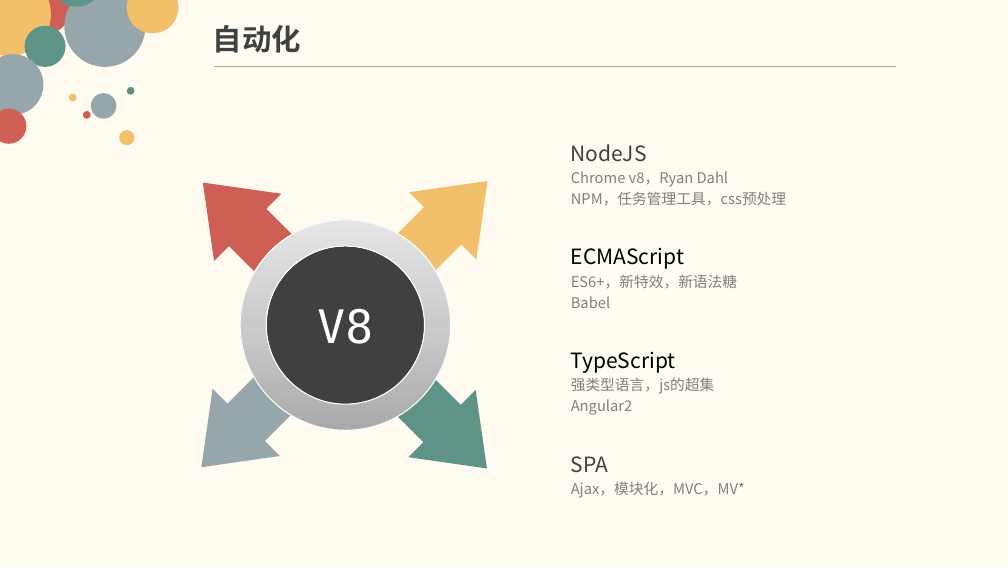
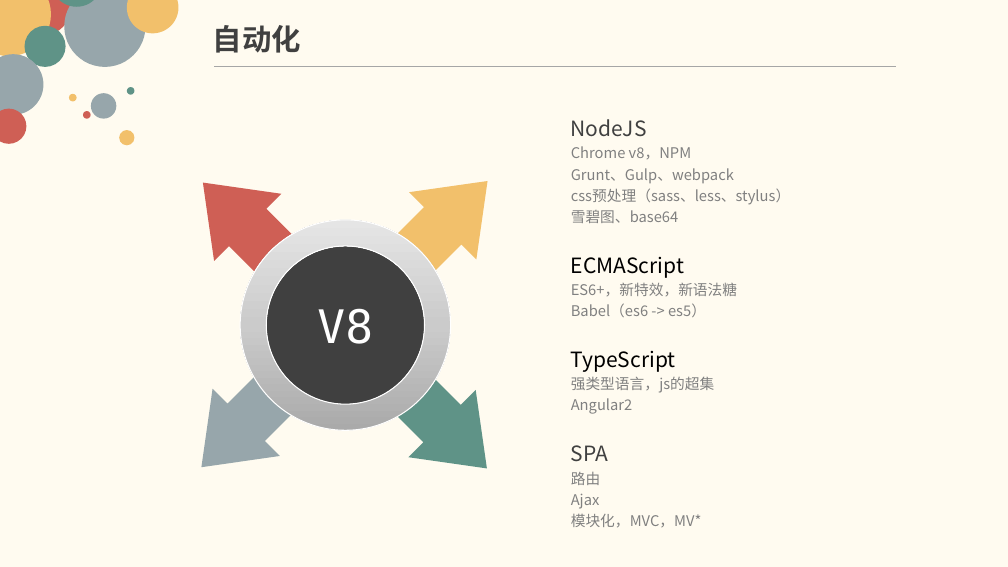
Before and after one commit to 007sair/007sair.github.io, a slide deck: slide 6 of demo/PPT/lc.pptx. Drawn at 1008x567 pixels with LibreOffice and Linux fonts; fonts in the diff are those of the drawing. Boxes give left, top, right and bottom in pixels: in the first picture for what was removed or moved away, otherwise in the second. Text is boxed around its words. In the diff, an @@ line names an element or a change of style, - is before the commit and + after.

```diff
--- a/demo/PPT/lc.pptx
+++ b/demo/PPT/lc.pptx
@@ text "NodeJS": place and size @@
-text "NodeJS" at box(571, 144, 786, 206)
+text "NodeJS" at box(571, 119, 790, 223)
@@ text at box(571, 146, 790, 223): text changed @@
-Chrome v8，Ryan Dahl
-NPM，任务管理工具，css预处理
+Chrome v8，NPM
+Grunt、Gulp、webpack
+css预处理（sass、less、stylus）
+雪碧图、base64
@@ text "ECMAScript": place and size @@
-text "ECMAScript" at box(571, 248, 737, 308)
+text "ECMAScript" at box(571, 257, 737, 317)
@@ text at box(571, 303, 706, 317): text changed @@
-Babel
+Babel（es6 -> es5）
@@ text "SPA": place and size @@
-text "SPA" at box(571, 456, 745, 498)
+text "SPA" at box(571, 445, 702, 528)
@@ text at box(571, 472, 702, 528): text changed @@
-Ajax，模块化，MVC，MV*
+路由
+Ajax
+模块化，MVC，MV*
```
Also in this commit, not shown: 4 other slides changed, 1 slide added.
